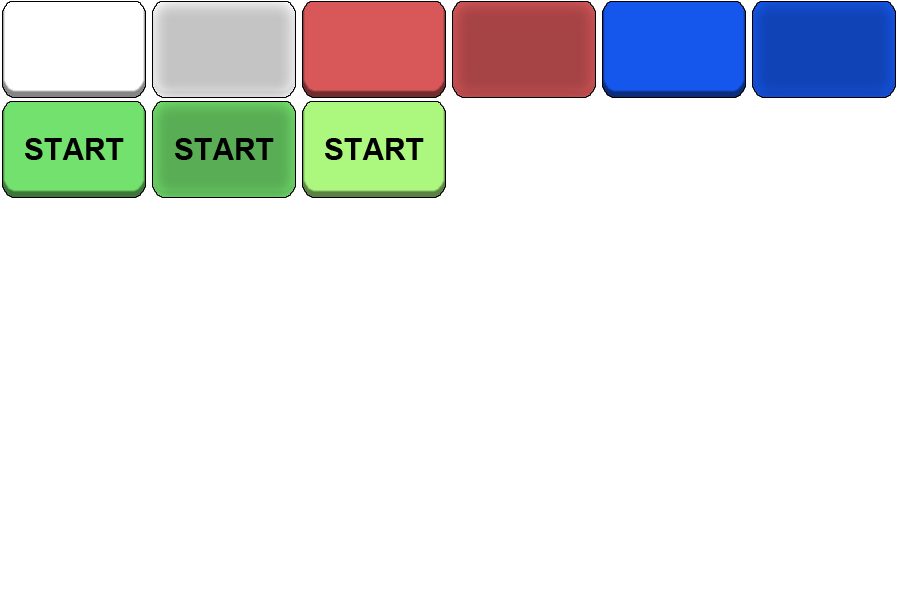
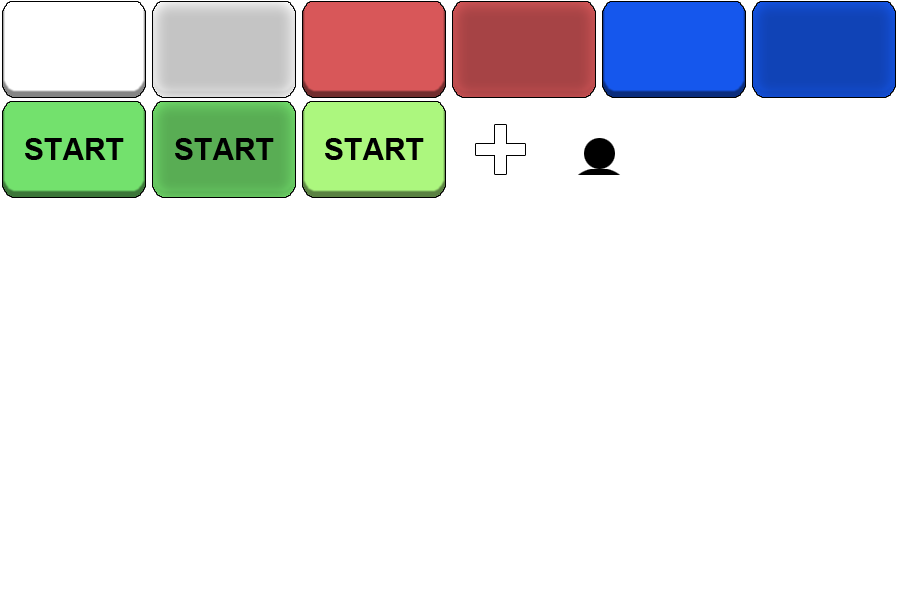
Layered file, before and after one edit (900px x 600px). Changes by layer:
added group "outline" with 2 layers above "plus" over box(577, 138, 621, 175)
added layer "Layer 2" in group "outline" over box(577, 169, 621, 175)
added layer "Layer 1" in group "outline" over box(577, 138, 621, 175)
added group "plus" with 1 layers above "start" over box(476, 125, 525, 174)
added layer "Layer 1 copy" in group "plus" over box(476, 125, 525, 174)
